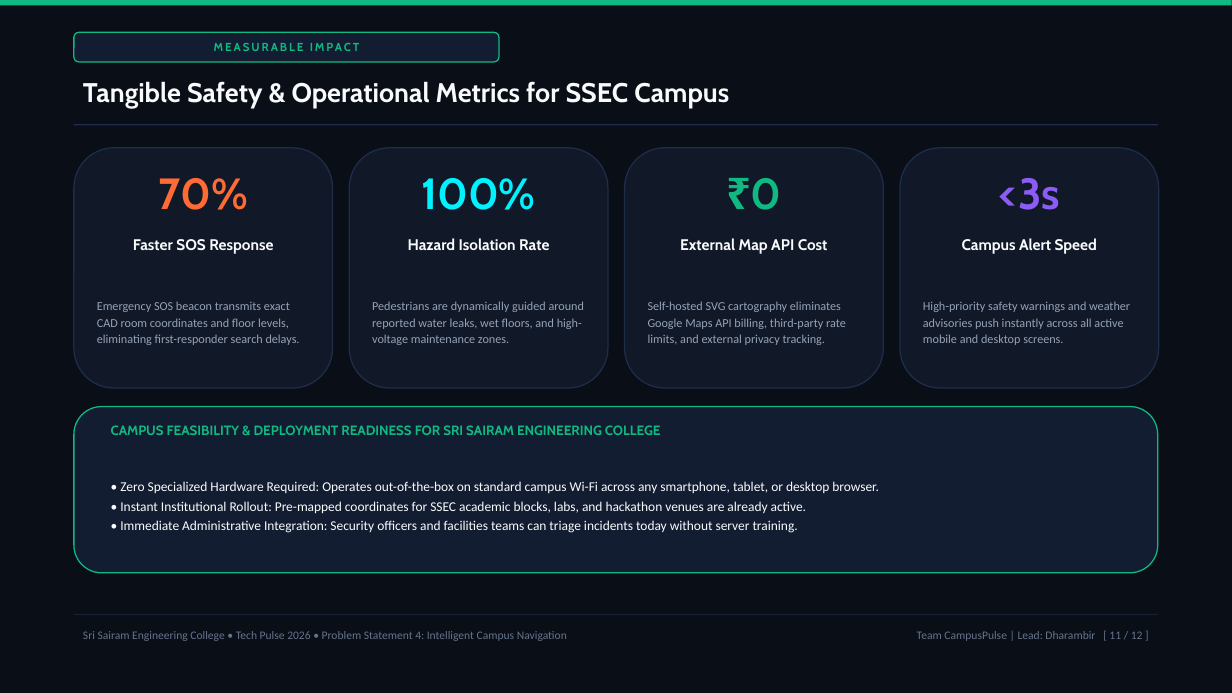
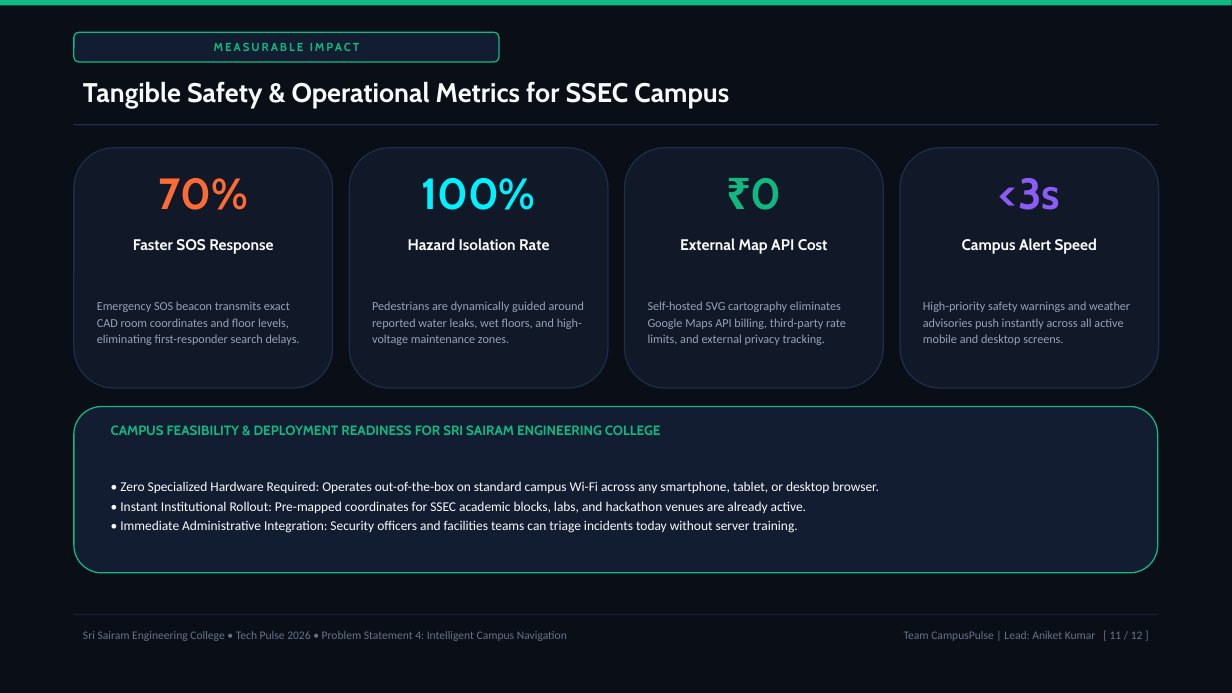
Before and after one commit to AniketKumar0101/CampusPulse, a slide deck: slide 11 of public/CampusPulse_TechPulse2026_Submission.pptx. Drawn at 1232x693 pixels with LibreOffice and Linux fonts; fonts in the diff are those of the drawing. Boxes give left, top, right and bottom in pixels: in the first picture for what was removed or moved away, otherwise in the second. Text is boxed around its words. In the diff, an @@ line names an element or a change of style, - is before the commit and + after.

Commit message:
Update team leader name to Aniket Kumar across pitch deck and configuration

```diff
--- a/public/CampusPulse_TechPulse2026_Submission.pptx
+++ b/public/CampusPulse_TechPulse2026_Submission.pptx
@@ text at bbox=[904, 631, 1143, 641]: text changed @@
-Team CampusPulse | Lead: Dharambir [ 11 / 12 ]
+Team CampusPulse | Lead: Aniket Kumar [ 11 / 12 ]
```
Also in this commit, not shown: 11 other slides changed, 3 other files.
